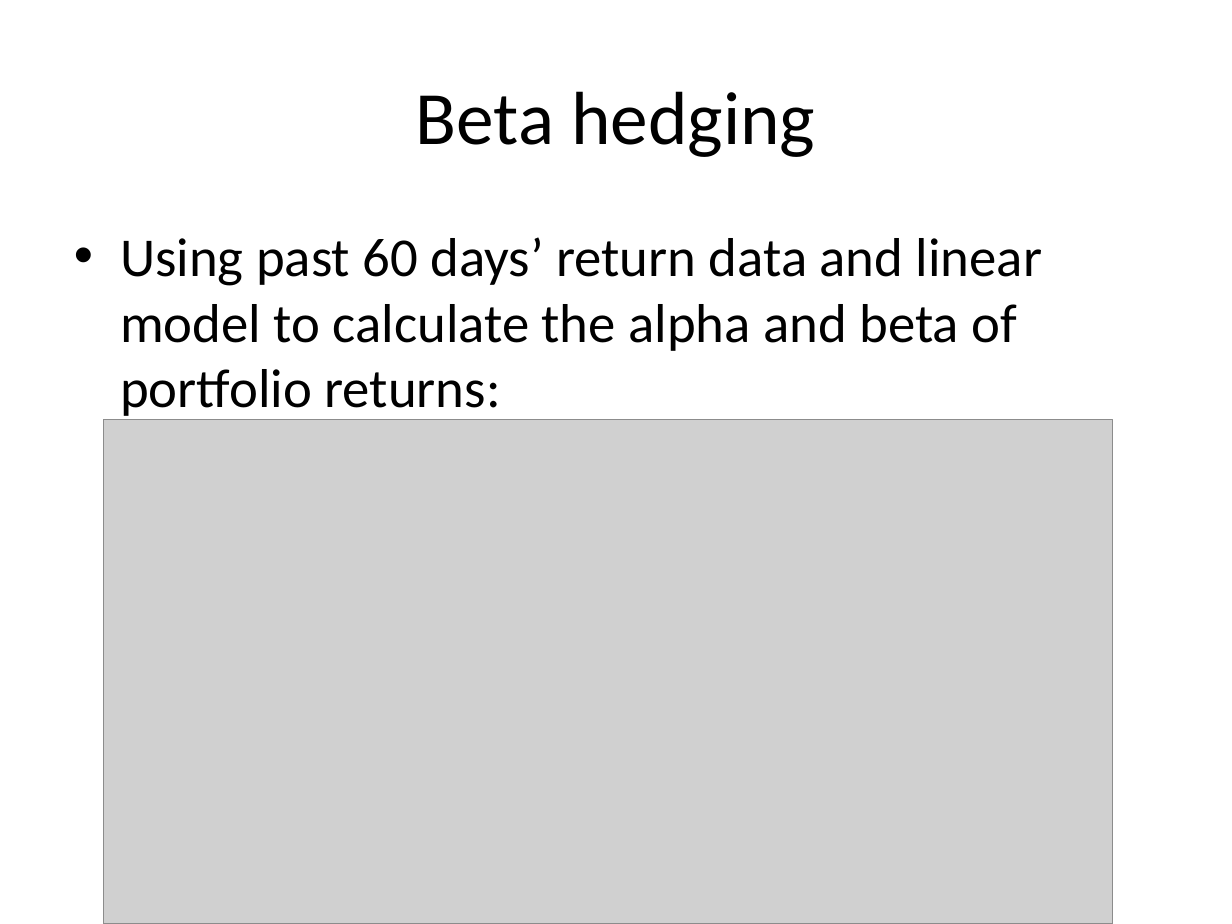
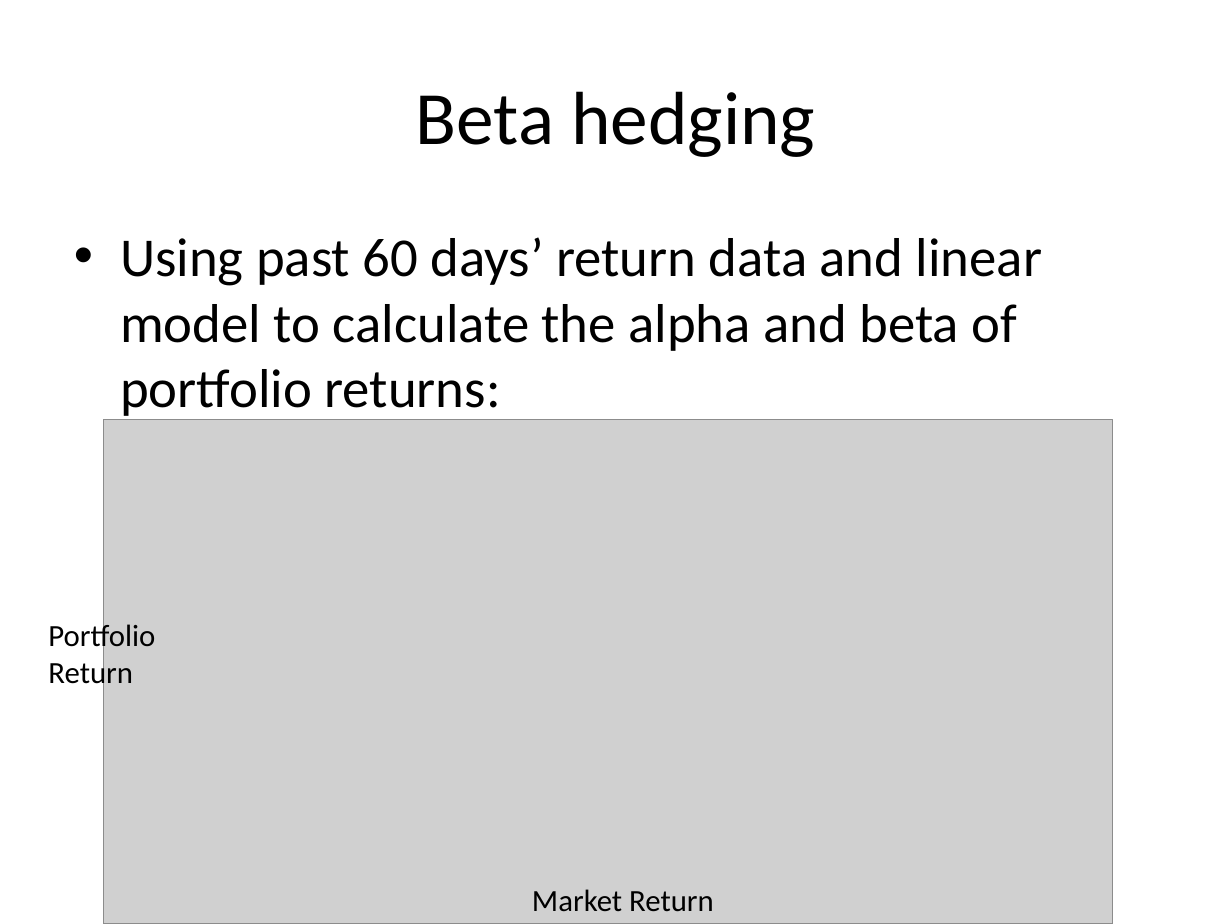
Before and after one commit to AC297R-Project/AC297_beta, a slide deck: slide 7 of work/Tang/Eval2_Tang.pptx. Drawn at 1232x924 pixels with LibreOffice and Linux fonts; fonts in the diff are those of the drawing; grey boxes stand for pictures. Boxes give left, top, right and bottom in pixels: in the first picture for what was removed or moved away, otherwise in the second. Text is boxed around its words. In the diff, an @@ line names an element or a change of style, - is before the commit and + after.

```diff
--- a/work/Tang/Eval2_Tang.pptx
+++ b/work/Tang/Eval2_Tang.pptx
@@ text added at <box>48,620,155,691</box>, 18 pt, text #000000 @@
+Portfolio
+Return
@@ text added at <box>532,889,714,912</box>, 18 pt, text #000000 @@
+Market Return
```
Also in this commit, not shown: 2 other slides changed, 4 slides added, 6 other files.
